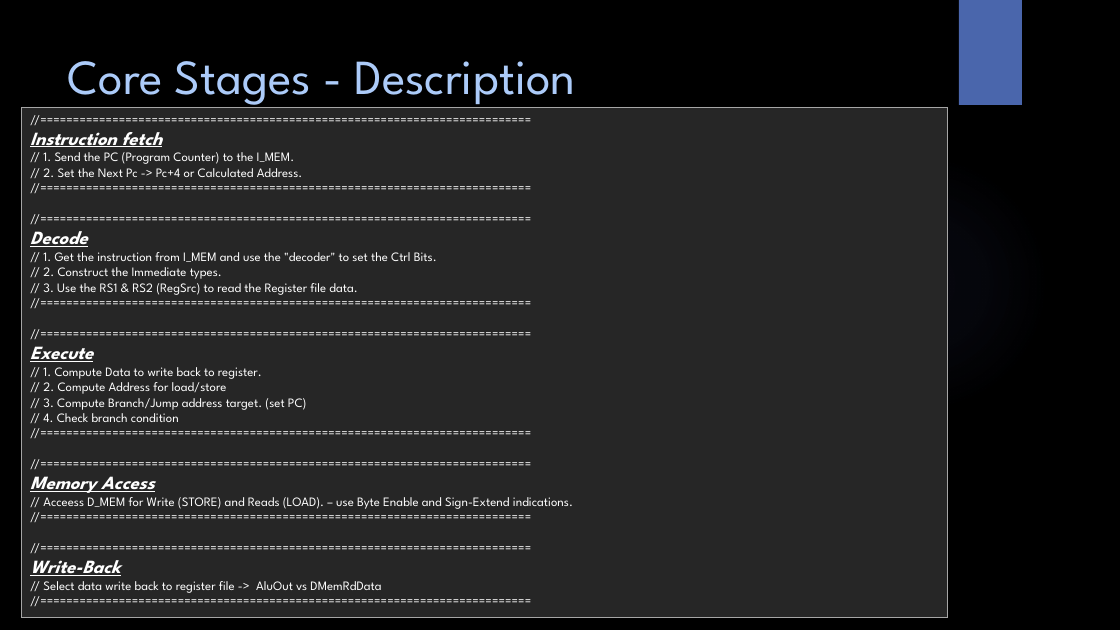
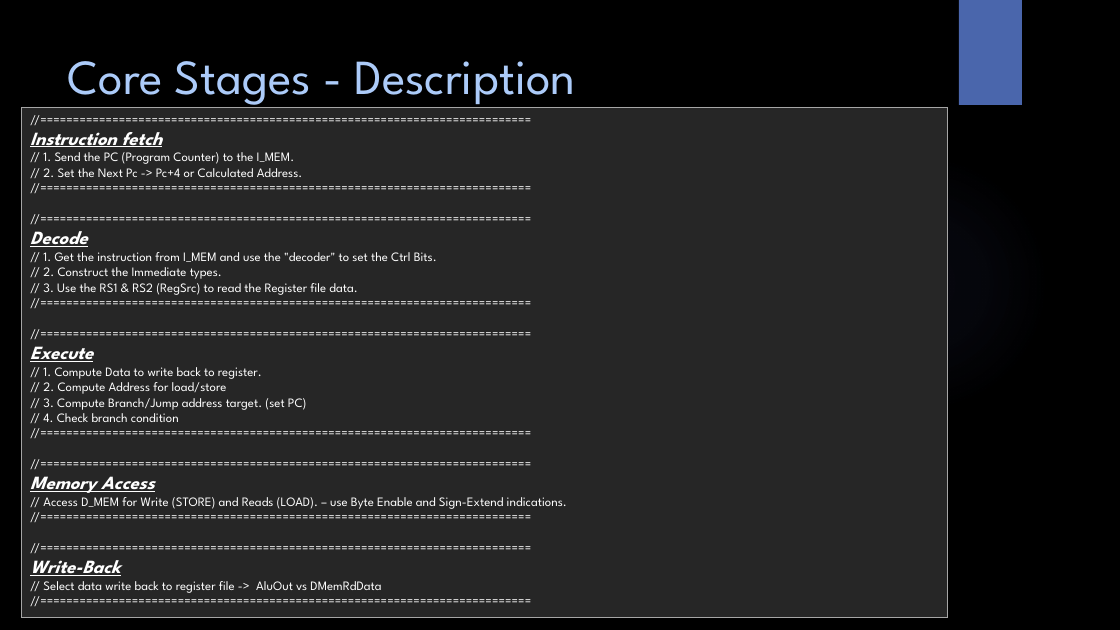
Before and after one commit to FPGA-MAFIA/fpga_mafia, a slide deck: slide 13 of doc/CPU_Arch/Desgining a Core.pptx. Drawn at 1120x630 pixels with LibreOffice and Linux fonts; fonts in the diff are those of the drawing; background and template pictures are left out. Boxes give left, top, right and bottom in pixels: in the first picture for what was removed or moved away, otherwise in the second. Text is boxed around its words. In the diff, an @@ line names an element or a change of style, - is before the commit and + after.

```diff
--- a/doc/CPU_Arch/Desgining a Core.pptx
+++ b/doc/CPU_Arch/Desgining a Core.pptx
@@ text in rectangle at bbox=[43, 497, 567, 509]: text changed @@
-// Acceess D_MEM for Write (STORE) and Reads (LOAD). – use Byte Enable and Sign-Extend indications.
+// Access D_MEM for Write (STORE) and Reads (LOAD). – use Byte Enable and Sign-Extend indications.
```
Also in this commit, not shown: 3 other slides changed, 3 other files.
